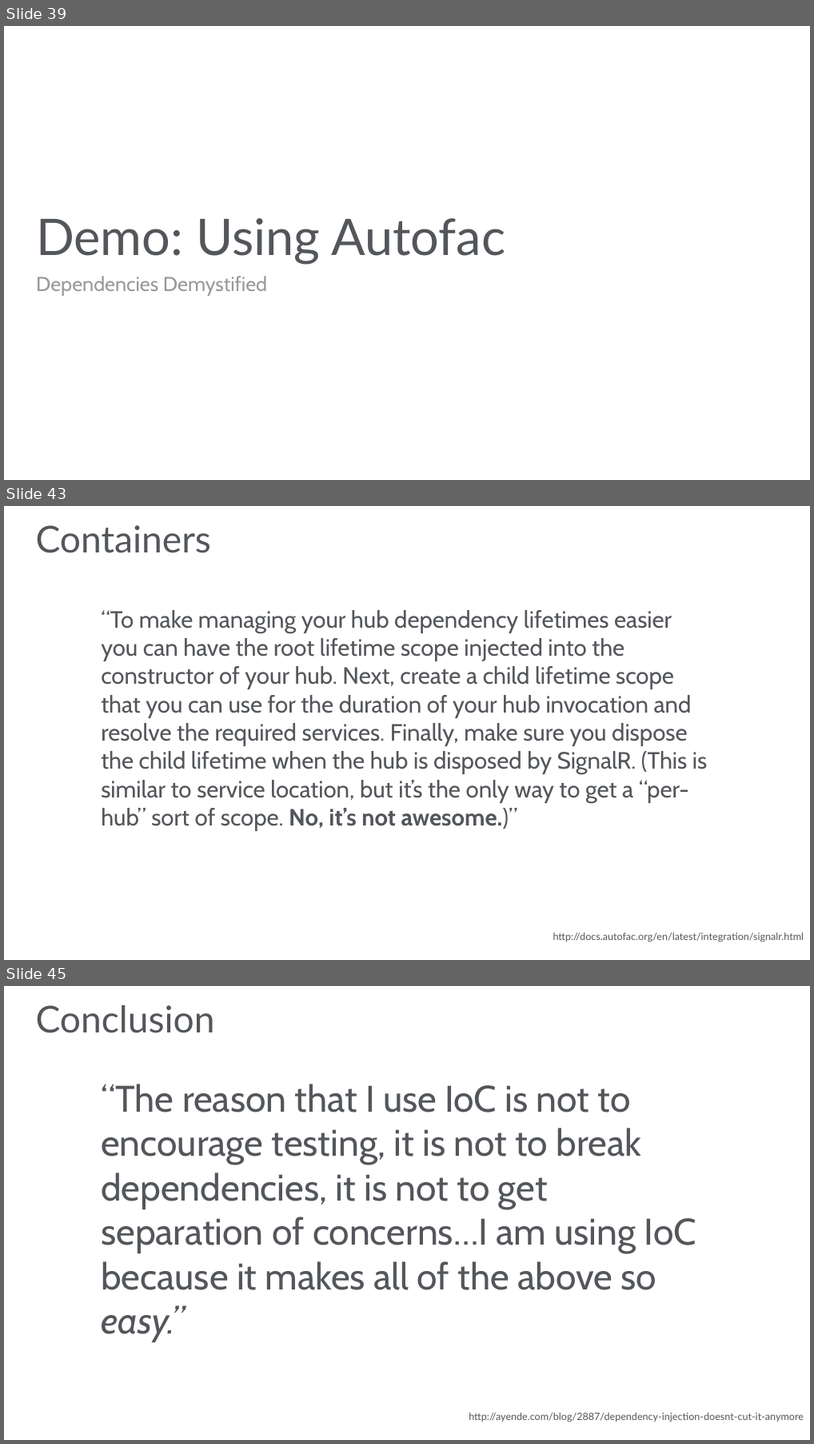
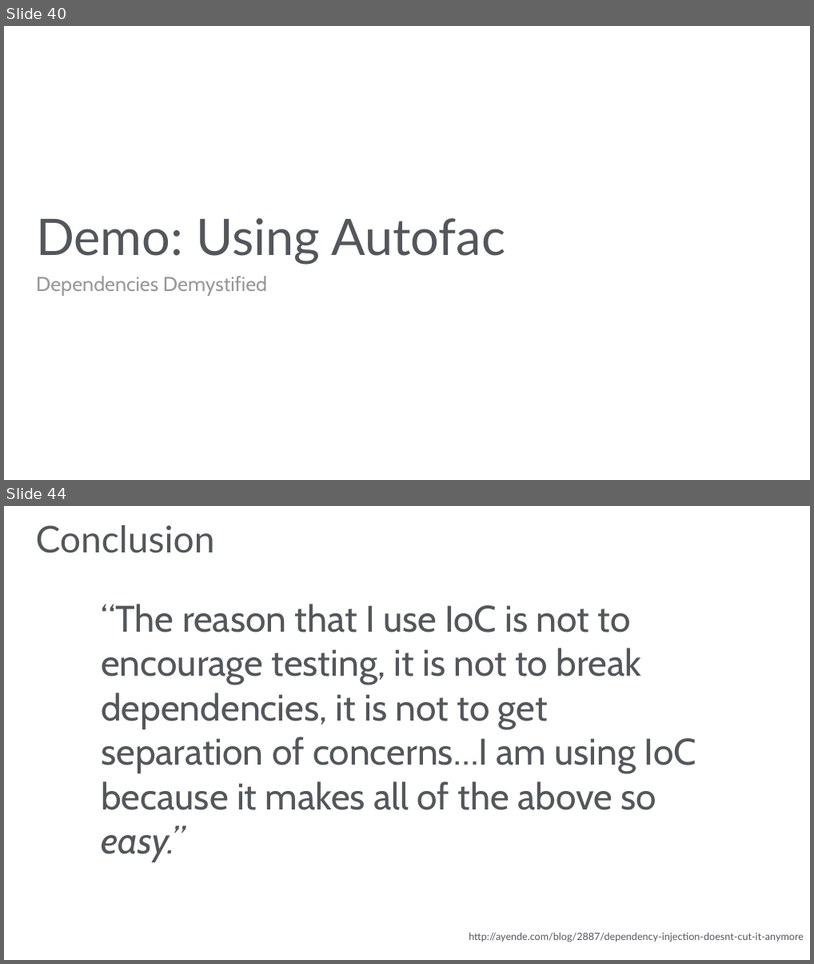
Before and after one commit to JasonBock/Presentations, a slide deck: Dependencies Demystified.pptx. Shown one above the other, each under a label of ours: slides 39, 43 and 45 before the commit, slides 40 and 44 after it; the slides between them are not shown. The pictures are 814x1444 and 814x964 pixels, drawn with LibreOffice and Linux fonts; fonts in the diff are those of the drawing; background and template pictures are left out. Boxes give left, top, right and bottom in pixels: in the first picture for what was removed or moved away, otherwise in the second. Text is boxed around its words. In the diff, an @@ line names an element or a change of style, - is before the commit and + after.

```diff
--- a/Dependencies Demystified.pptx
+++ b/Dependencies Demystified.pptx
@@ slide 43 removed at (4, 506, 810, 960), background picture (left out) @@
@@ title removed at (36, 525, 211, 553) @@
-Containers
@@ text removed at (101, 610, 707, 831) @@
-“To make managing your hub dependency lifetimes easier you can have the root lifetime scope injected into the constructor of your hub. Next, create a child lifetime scope that you can use for the duration of your hub invocation and resolve the required services. Finally, make sure you dispose the child lifetime when the hub is disposed by SignalR. (This is similar to service location, but it’s the only way to get a “per-hub” sort of scope. No, it’s not awesome.)”
@@ text removed at (554, 932, 805, 942) @@
-http://docs.autofac.org/en/latest/integration/signalr.html
@@ what was slide 39 is now slide 40 @@
@@ what was slide 45 is now slide 44 @@
```
Also in this commit, not shown: 6 slides changed, 1 slide added, 1 other slide removed.
